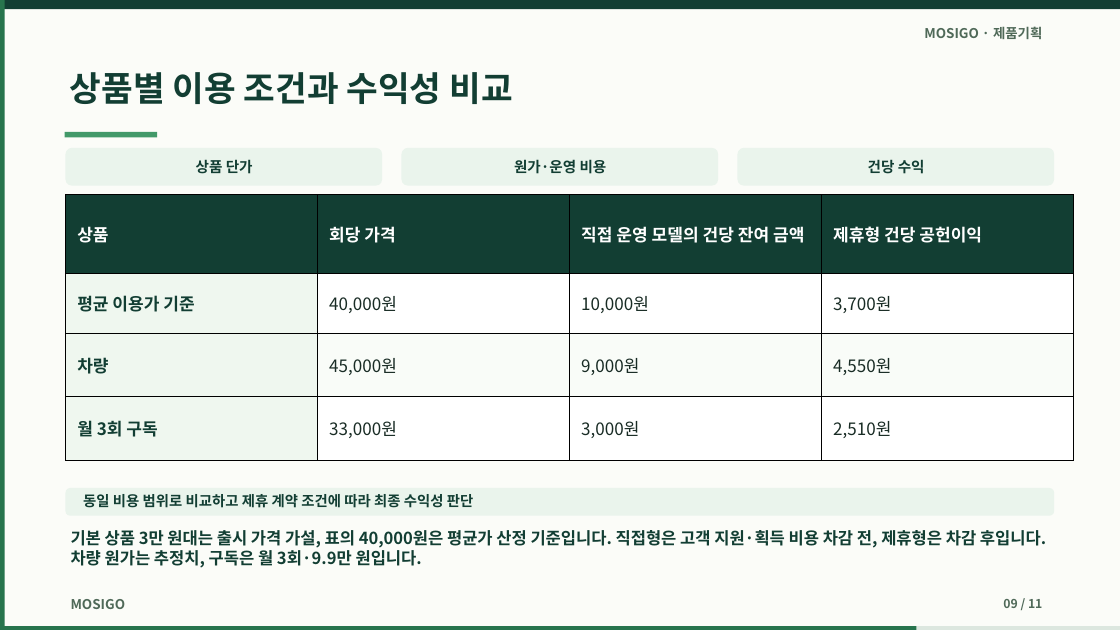
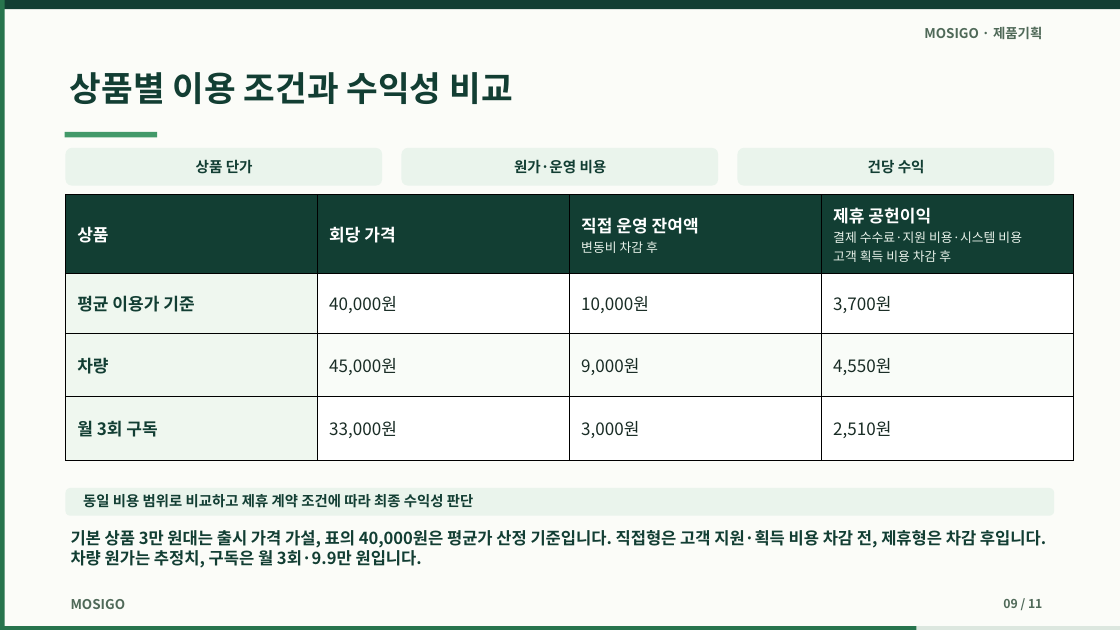
Before and after one commit to dohyunkimmm/mosigo-case-study, a slide deck: slide 9 of downloads/mosigo_report.pptx. Drawn at 1120x630 pixels with LibreOffice and Linux fonts; fonts in the diff are those of the drawing. Boxes give left, top, right and bottom in pixels: in the first picture for what was removed or moved away, otherwise in the second. Text is boxed around its words. In the diff, an @@ line names an element or a change of style, - is before the commit and + after.

Commit message:
Align MOSIGO case study and service planning slides (#103)
* Align MOSIGO case study and service planning slides

* Normalize editable slide fonts and refresh rendered previews

* Use full cost terminology in website and slide 9

* Keep slide 9 cost headings legible on separate lines

```diff
--- a/downloads/mosigo_report.pptx
+++ b/downloads/mosigo_report.pptx
@@ table at box(66, 195, 1074, 448) @@
-row 1, column 3: 직접 운영 모델의 건당 잔여 금액
+row 1, column 3: 직접 운영 잔여액 변동비 차감 후
-row 1, column 4: 제휴형 건당 공헌이익
+row 1, column 4: 제휴 공헌이익 결제 수수료·지원 비용·시스템 비용 고객 획득 비용 차감 후
```
Also in this commit, not shown: 4 other slides changed, 13 other files.
